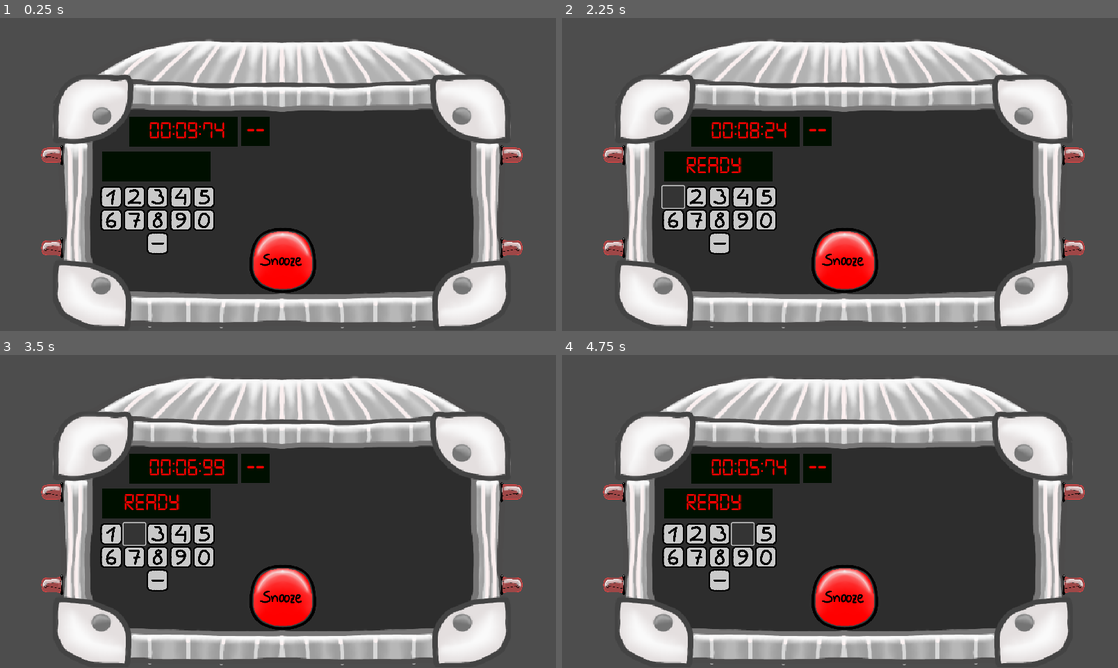
Above: before the commit, frames 1-4 (two rows, left to right).
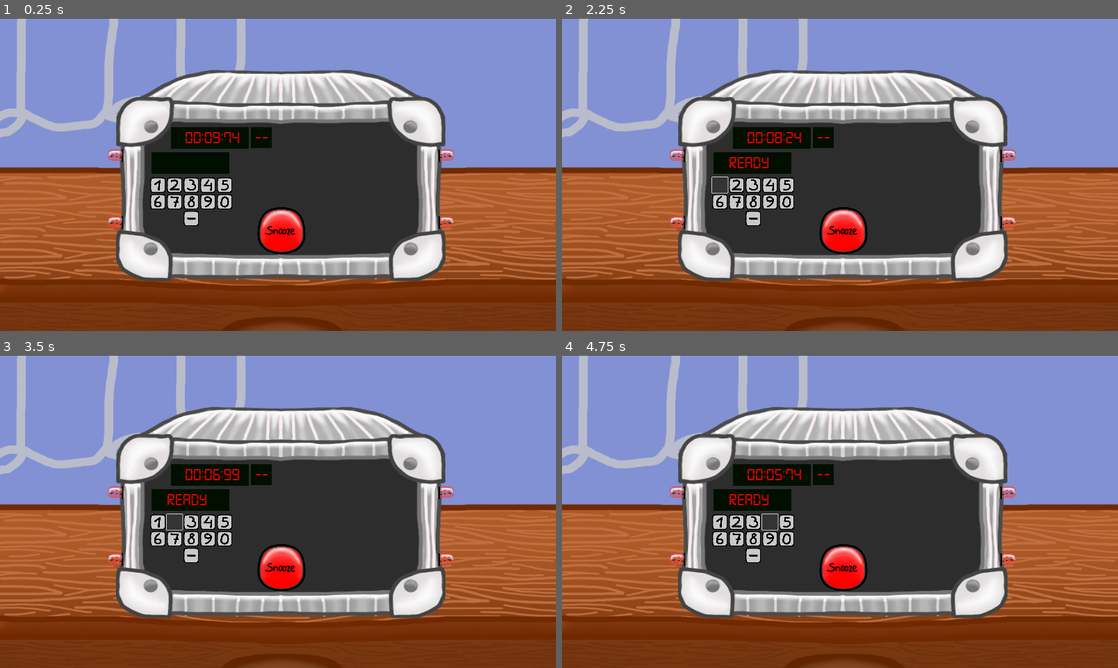
Above: after the commit, the same moments.

Repository: sneedragon/jam-game
Game: Godot game, scene res://main.tscn
Same seed, same stepped clock (60 frames per second), same inputs: the game is played once before the commit and once after it.
Inputs (mouse positions are in pixels of both pictures, inside the frame that each line leads up to; where the layout moved, square brackets give the same spot in the first picture):
- Up to frame 1 (0.25 s): no input
- Up to frame 2 (2.25 s): click (845, 230) [845, 259] at 0.5 s; click (784, 202) [767, 221] at 1.25 s; click (717, 183) [673, 196] at 2 s
- Up to frame 3 (3.5 s): click (172, 520) [133, 533] at 2.75 s
- Up to frame 4 (4.75 s): click (751, 520) [717, 533] at 3.5 s; click (767, 520) [745, 533] at 4.25 s

The runs differ from the first frame. In frame 1, 82% of the frame differs, in the area x 0-100%, y 0-100%; in frame 2, 82%; in frame 3, 82%; in frame 4, 82%.

Commit message:
added background, adjusted size

Diff:
--- a/game_over.tscn
+++ b/game_over.tscn
@@ -9,8 +9,10 @@
 anchors_preset = 15
 anchor_right = 1.0
 anchor_bottom = 1.0
-offset_right = 1150.0
-offset_bottom = 650.0
+offset_left = -232.0
+offset_top = -128.0
+offset_right = 1376.0
+offset_bottom = 776.0
 grow_horizontal = 2
 grow_vertical = 2
 size_flags_horizontal = 2
--- a/main.tscn
+++ b/main.tscn
@@ -1,6 +1,7 @@
-[gd_scene load_steps=35 format=3 uid="uid://7rlxj6kjunym"]
+[gd_scene load_steps=36 format=3 uid="uid://7rlxj6kjunym"]
 
 [ext_resource type="Script" path="res://main.gd" id="1_3ajsl"]
+[ext_resource type="Texture2D" uid="uid://bfa4h78tah6a4" path="res://Assets/Background.png" id="2_tu8mm"]
 [ext_resource type="Texture2D" uid="uid://dswtauhcl5w8n" path="res://Assets/bombshell.png" id="2_uh4rl"]
 [ext_resource type="Texture2D" uid="uid://cvmepwduntblv" path="res://Assets/Red_Button.png" id="3_tbnv7"]
 [ext_resource type="FontFile" uid="uid://chh4mn3cebhse" path="res://Fonts/digital-7.ttf" id="4_13vu7"]
@@ -67,11 +68,29 @@
 texture = ExtResource("15_mnhjr")
 
 [node name="Main" type="Node2D"]
-position = Vector2(8, 72)
+position = Vector2(208, 176)
 script = ExtResource("1_3ajsl")
 
+[node name="Background" type="TextureRect" parent="."]
+self_modulate = Color(0.830335, 0.830335, 0.830335, 1)
+z_index = -10
+texture_filter = 2
+anchors_preset = 15
+anchor_right = 1.0
+anchor_bottom = 1.0
+offset_left = -232.0
+offset_top = -184.0
+offset_right = 1392.0
+offset_bottom = 720.0
+grow_horizontal = 2
+grow_vertical = 2
+size_flags_horizontal = 3
+size_flags_vertical = 6
+texture = ExtResource("2_tu8mm")
+
 [node name="Bombshell_Sprite" type="Sprite2D" parent="."]
-z_index = -55
+z_index = -10
+texture_filter = 2
 position = Vector2(576, 136)
 scale = Vector2(1.898, 1.73667)
 texture = ExtResource("2_uh4rl")
@@ -313,7 +332,7 @@
 texture = ExtResource("15_p2uow")
 
 [node name="Camera2D" type="Camera2D" parent="."]
-position = Vector2(568, 248)
+position = Vector2(568, 264)
 
 [node name="Audio" type="Node2D" parent="."]
 
--- a/project.godot
+++ b/project.godot
@@ -17,9 +17,7 @@
 
 [display]
 
+window/size/viewport_width=1600
+window/size/viewport_height=900
 window/stretch/mode="canvas_items"
 window/stretch/aspect="expand"
-
-[rendering]
-
-textures/canvas_textures/default_texture_filter=0
Not shown, added: Assets/Background.png.import
